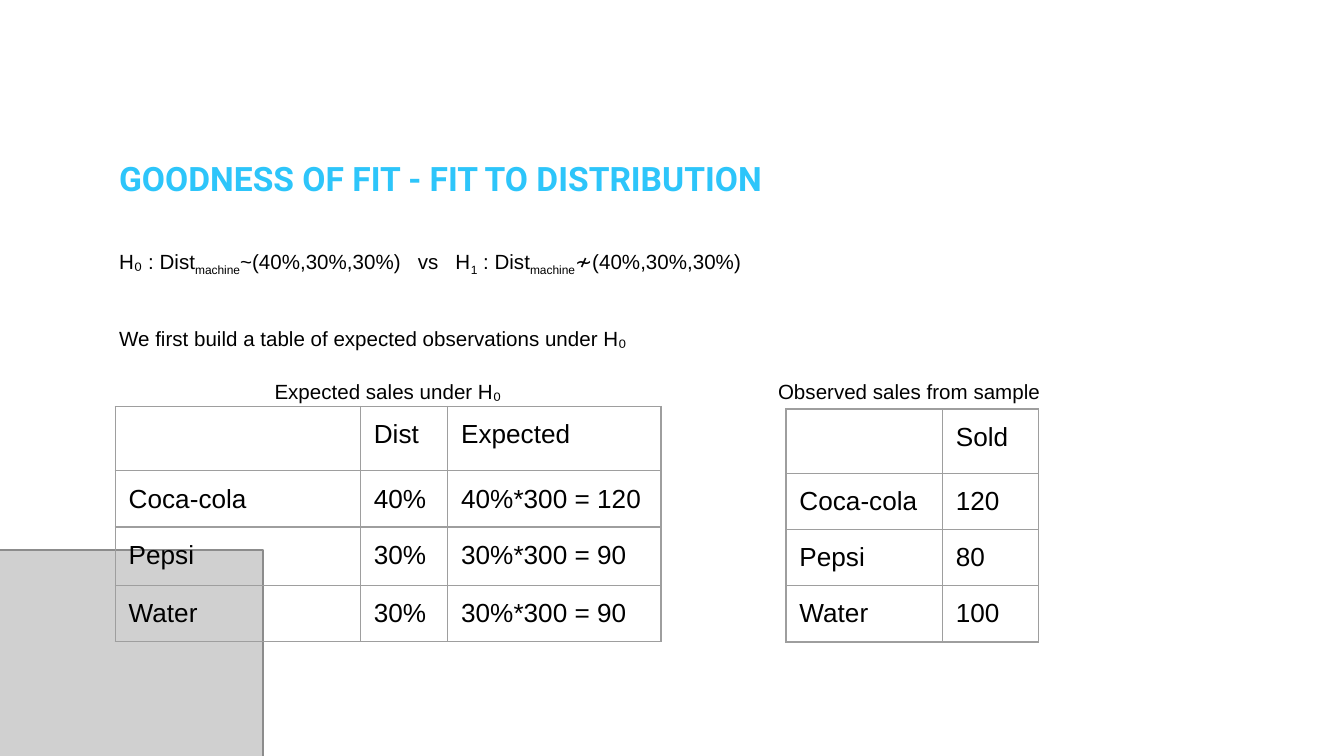
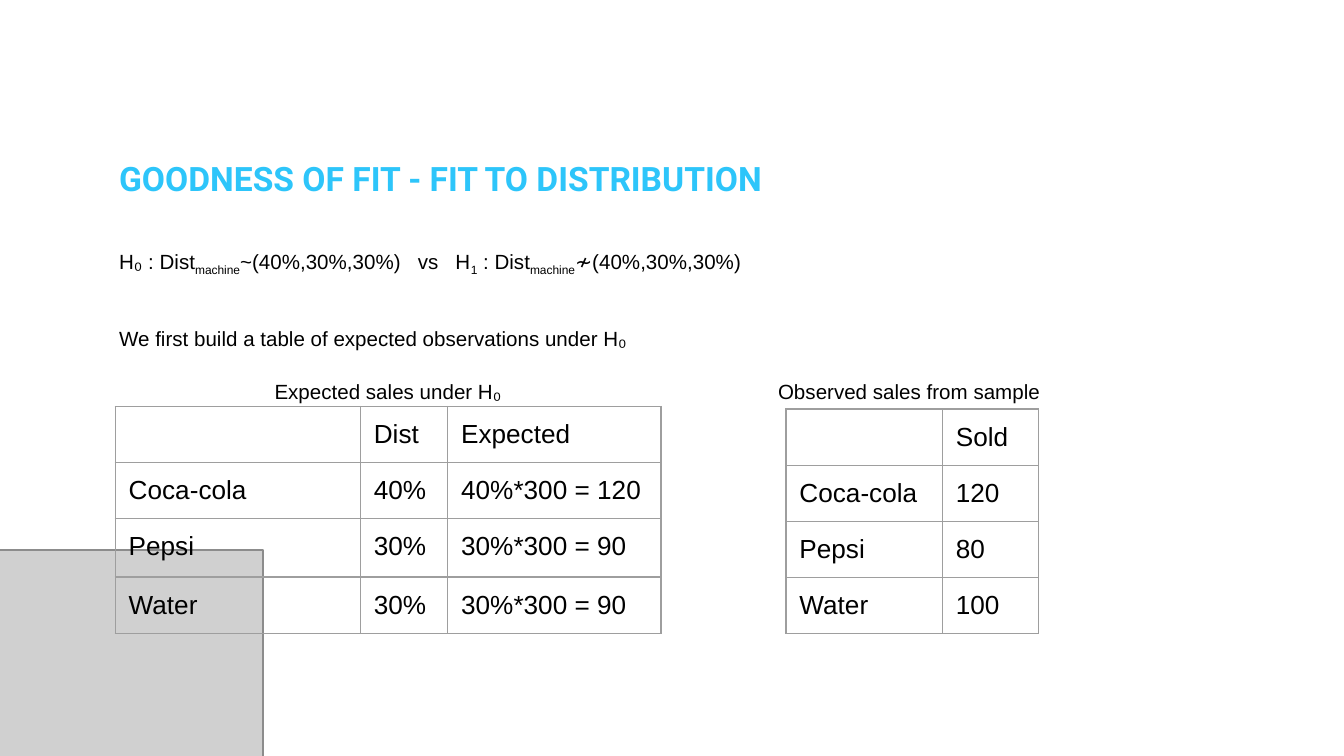
Before and after one commit to DSML-bootcamp/w4-nbs, a slide deck: slide 7 of D3/3. Goodness of Fit.pptx (slide 8 before the commit). Drawn at 1344x756 pixels with LibreOffice and Linux fonts; fonts in the diff are those of the drawing; grey boxes stand for pictures; background and template pictures are left out. Boxes give left, top, right and bottom in pixels: in the first picture for what was removed or moved away, otherwise in the second. Text is boxed around its words. In the diff, an @@ line names an element or a change of style, - is before the commit and + after.

```diff
--- a/D3/3. Goodness of Fit.pptx
+++ b/D3/3. Goodness of Fit.pptx
@@ table: place and size @@
-table at [116, 406, 661, 756]
+table at [116, 406, 661, 638]
@@ table: place and size @@
-table at [786, 409, 1038, 756]
+table at [786, 409, 1038, 641]
```
Also in this commit, not shown: 10 other slides changed, 1 slide removed, 2 other files.
